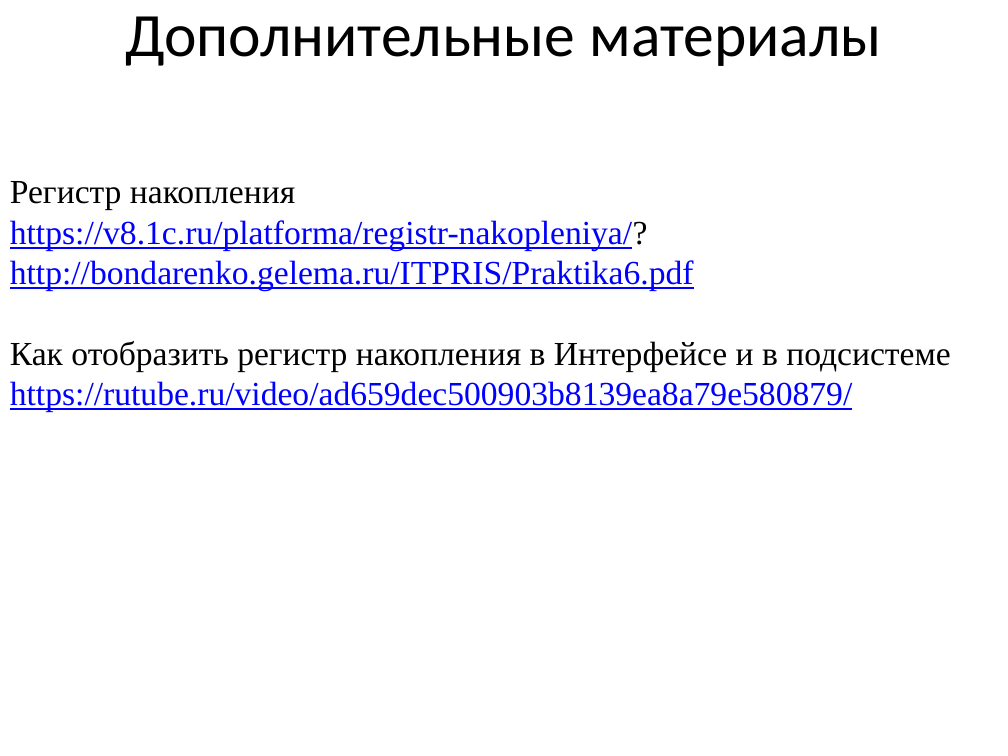
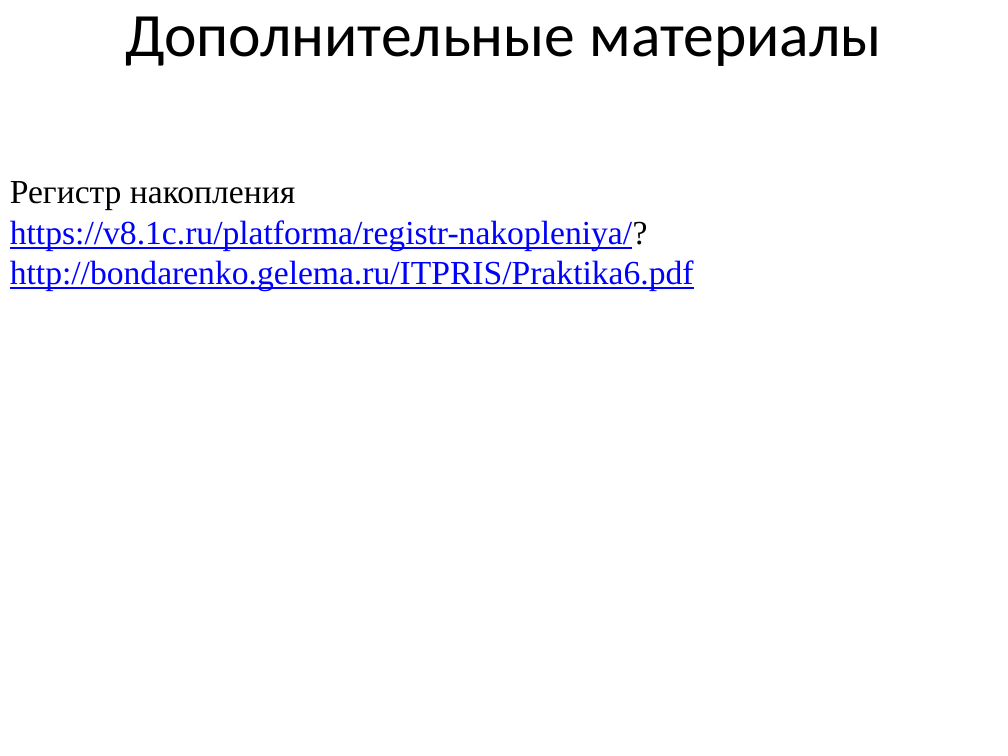
Before and after one commit to mbdatateach/site, a slide deck: slide 2 of 1С_Предприятие/практика 6.pptx. Drawn at 1008x756 pixels with LibreOffice and Linux fonts; fonts in the diff are those of the drawing. Boxes give left, top, right and bottom in pixels: in the first picture for what was removed or moved away, otherwise in the second. Text is boxed around its words. In the diff, an @@ line names an element or a change of style, - is before the commit and + after.

```diff
--- a/1С_Предприятие/практика 6.pptx
+++ b/1С_Предприятие/практика 6.pptx
@@ text at [10, 341, 950, 412]: paragraphs removed @@
-Как отобразить регистр накопления в Интерфейсе и в подсистеме
-https://rutube.ru/video/ad659dec500903b8139ea8a79e580879/
```
Also in this commit, not shown: 1 other slide changed, 1 slide added, 15 other files.
